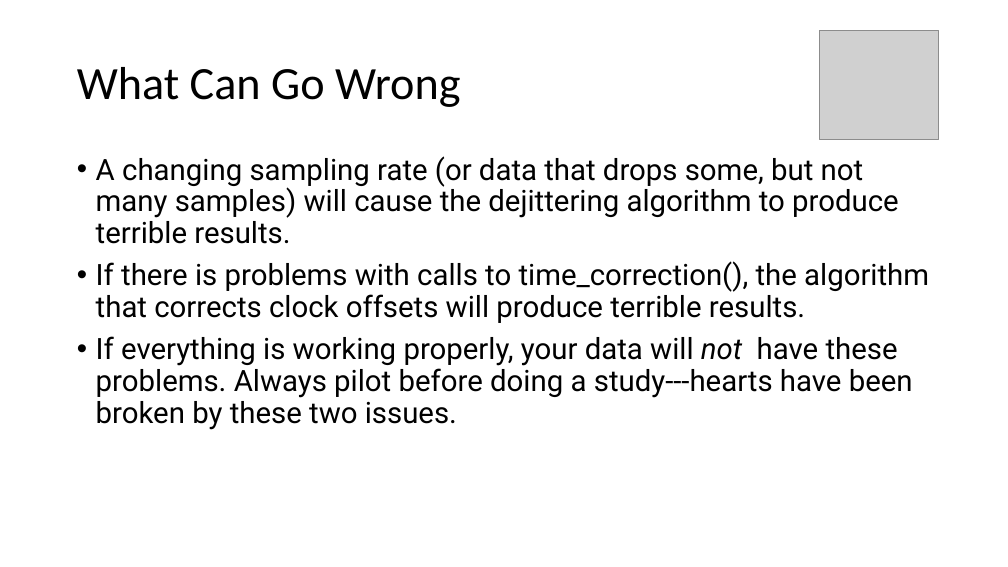
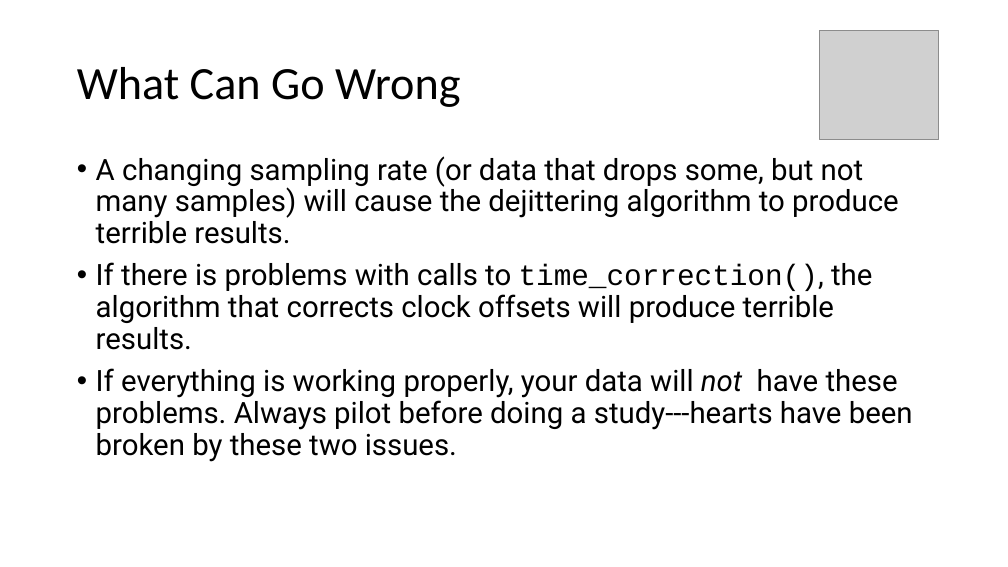
Before and after one commit to Diademics-Pty-Ltd/EEGLABWorkshop2021, a slide deck: slide 9 of 20210615-EEGLAB_workshop.pptx. Drawn at 1008x567 pixels with LibreOffice and Linux fonts; fonts in the diff are those of the drawing; grey boxes stand for pictures. Boxes give left, top, right and bottom in pixels: in the first picture for what was removed or moved away, otherwise in the second. Text is boxed around its words. In the diff, an @@ line names an element or a change of style, - is before the commit and + after.

```diff
--- a/20210615-EEGLAB_workshop.pptx
+++ b/20210615-EEGLAB_workshop.pptx
@@ text at [96,262,872,350]: font Roboto to Courier New in "time_correction()," @@
```
Also in this commit, not shown: 5 other slides changed, 2 other files.
